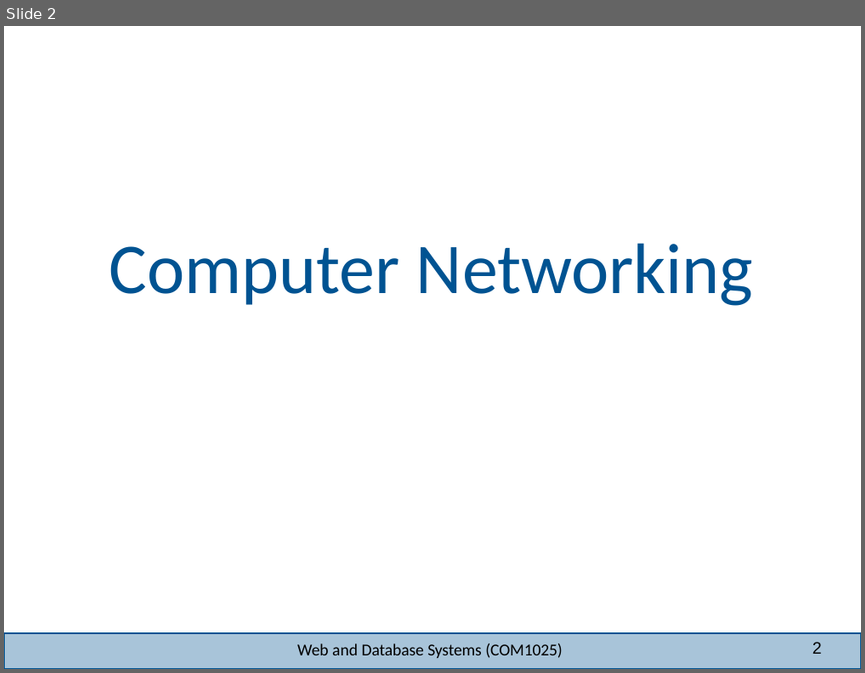
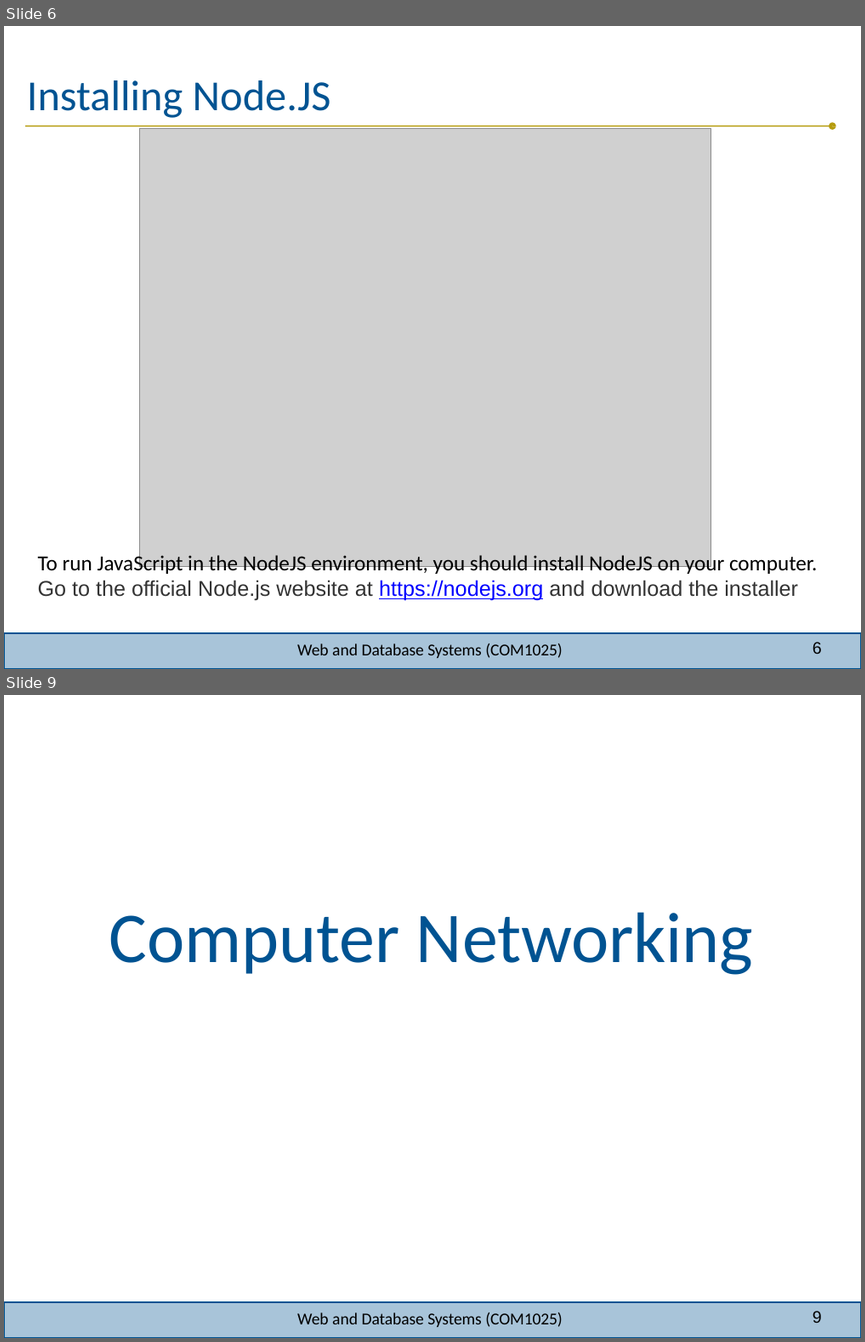
Before and after one commit to joeappleton18/WEB-AND-DATABASE-SYSTEMS, a slide deck: week-8/lecture/lecture.pptx. Shown one above the other, each under a label of ours: slide 2 before the commit, slides 6 and 9 after it; the slides between them are not shown. The pictures are 865x673 and 865x1342 pixels, drawn with LibreOffice and Linux fonts; fonts in the diff are those of the drawing; grey boxes stand for pictures; background and template pictures are left out. Boxes give left, top, right and bottom in pixels: in the first picture for what was removed or moved away, otherwise in the second. Text is boxed around its words. In the diff, an @@ line names an element or a change of style, - is before the commit and + after.

```diff
--- a/week-8/lecture/lecture.pptx
+++ b/week-8/lecture/lecture.pptx
@@ slide 6 added at [4,26,861,669], background #FFFFFF; not listed: 2 template elements that a slide beside it also shows @@
@@ title added at [27,80,331,118], 36 pt, text #005392 @@
+Installing Node.JS
@@ freeform shape added at [25,122,836,129], fill #B59B0C @@
@@ picture added at [140,129,712,567] @@
@@ text added at [38,552,817,601], 18 pt, text #000000 @@
+To run JavaScript in the NodeJS environment, you should install NodeJS on your computer. Go to the official Node.js website at https://nodejs.org and download the installer
@@ text added at [297,643,562,658], 14 pt, text #000000 @@
+Web and Database Systems (COM1025)
@@ page number added at [812,641,822,653], 14 pt, text #000000 @@
+6
@@ what was slide 2 is now slide 9 @@
@@ page number at [812,1310,822,1322]: text changed @@
-2
+9
```
Also in this commit, not shown: 10 slides changed, 2 other slides added, 29 slides removed, 20 other files.
